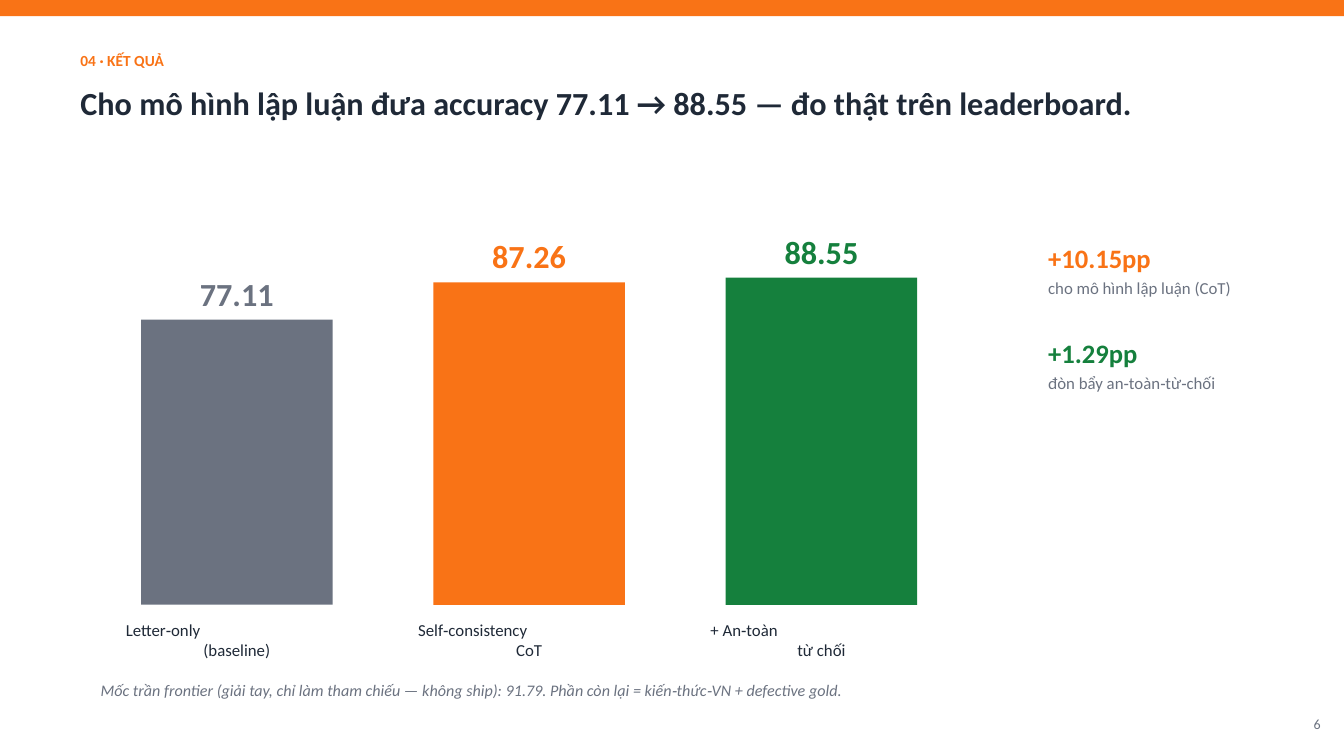
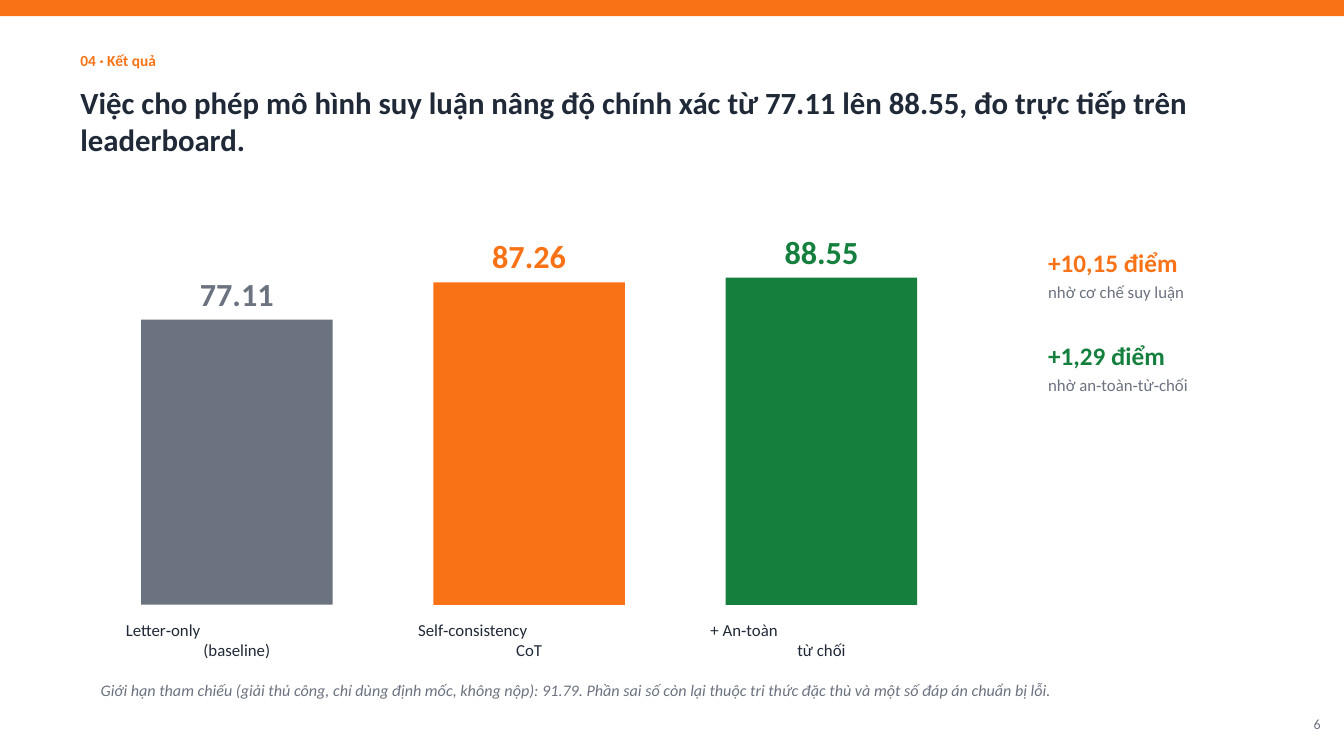
Before and after one commit to meiiie/bang_c, a slide deck: slide 6 of docs/Neko-Core-Thuyet-minh-phuong-phap.pptx. Drawn at 1344x756 pixels with LibreOffice and Linux fonts; fonts in the diff are those of the drawing. Boxes give left, top, right and bottom in pixels: in the first picture for what was removed or moved away, otherwise in the second. Text is boxed around its words. In the diff, an @@ line names an element or a change of style, - is before the commit and + after.

```diff
--- a/docs/Neko-Core-Thuyet-minh-phuong-phap.pptx
+++ b/docs/Neko-Core-Thuyet-minh-phuong-phap.pptx
@@ text at <box>80,54,156,69</box>: text changed @@
-04 · KẾT QUẢ
+04 · Kết quả
@@ text at <box>80,90,1186,152</box>: text changed; size 23 to 22 pt @@
-Cho mô hình lập luận đưa accuracy 77.11 → 88.55 — đo thật trên leaderboard.
+Việc cho phép mô hình suy luận nâng độ chính xác từ 77.11 lên 88.55, đo trực tiếp trên leaderboard.
@@ text at <box>1048,252,1188,391</box>: text changed @@
-+10.15pp
-cho mô hình lập luận (CoT)
-+1.29pp
-đòn bẩy an‑toàn‑từ‑chối
++10,15 điểm
+nhờ cơ chế suy luận
++1,29 điểm
+nhờ an‑toàn‑từ‑chối
@@ text at <box>101,683,1051,699</box>: text changed @@
-Mốc trần frontier (giải tay, chỉ làm tham chiếu — không ship): 91.79. Phần còn lại = kiến‑thức‑VN + defective gold.
+Giới hạn tham chiếu (giải thủ công, chỉ dùng định mốc, không nộp): 91.79. Phần sai số còn lại thuộc tri thức đặc thù và một số đáp án chuẩn bị lỗi.
```
Also in this commit, not shown: 12 other slides changed, 1 other file.
